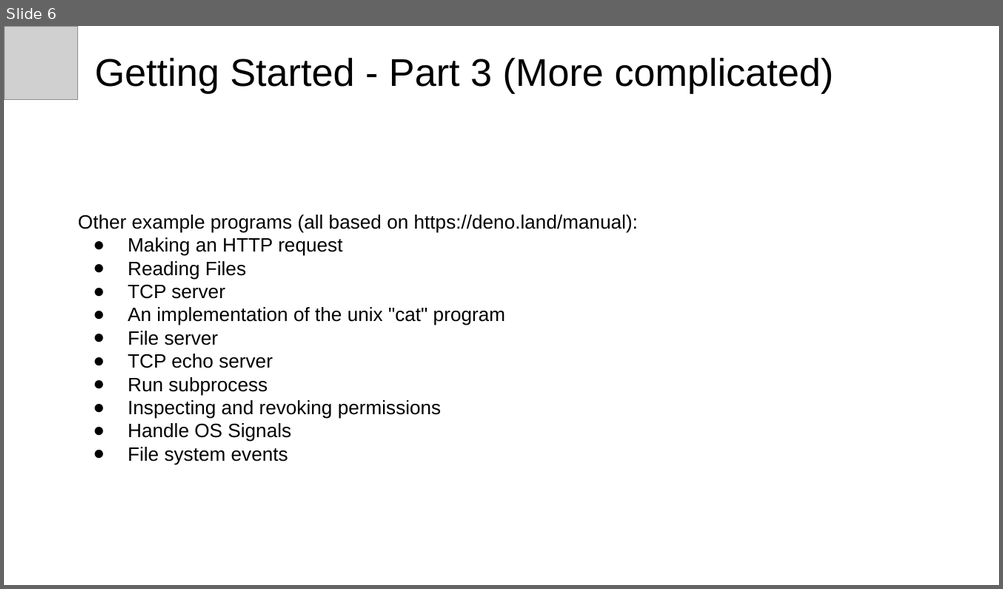
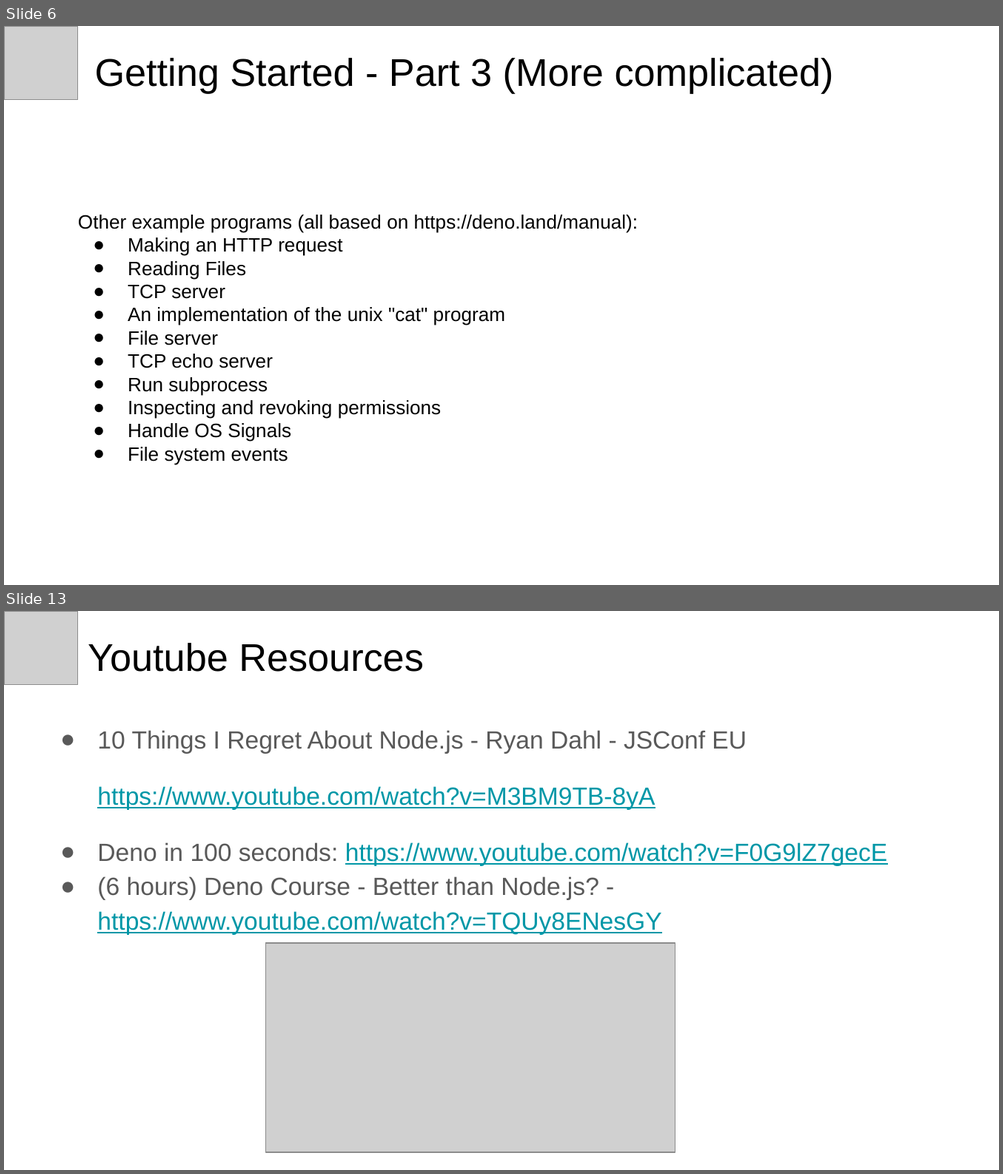
Before and after one commit to michaelachrisco/deno-developer-talk, a slide deck: Introduction to Deno.pptx. Shown one above the other, each under a label of ours: slide 6 before the commit, slides 6 and 13 after it; the slides between them are not shown. The pictures are 1003x589 and 1003x1174 pixels, drawn with LibreOffice and Linux fonts; fonts in the diff are those of the drawing; grey boxes stand for pictures. Boxes give left, top, right and bottom in pixels: in the first picture for what was removed or moved away, otherwise in the second. Text is boxed around its words. In the diff, an @@ line names an element or a change of style, - is before the commit and + after.

```diff
--- a/Introduction to Deno.pptx
+++ b/Introduction to Deno.pptx
@@ slide 13 added at [4,611,999,1170], background #FFFFFF @@
@@ picture added at [4,611,77,684] @@
@@ title added at [88,643,424,672], 28 pt, text #000000 @@
+Youtube Resources
@@ text added at [97,730,887,934], 18 pt, text #0097A7, underline @@
+● 10 Things I Regret About Node.js - Ryan Dahl - JSConf EU
+https://www.youtube.com/watch?v=M3BM9TB-8yA
+● Deno in 100 seconds: https://www.youtube.com/watch?v=F0G9lZ7gecE
+● (6 hours) Deno Course - Better than Node.js? - https://www.youtube.com/watch?v=TQUy8ENesGY
@@ picture added at [265,943,675,1153] @@
```
Also in this commit, not shown: 8 slides changed, 3 other slides added, 1 other file.
